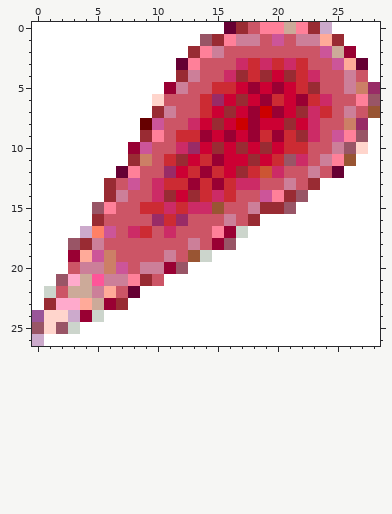
Edited in one commit: pixel-art sprite (imagens/tiro_1.gif). The picture above was drawn from the file before the commit.
The file is 29x27 pixels. Colours within 5 levels of each other are drawn and written as one.
After the commit:
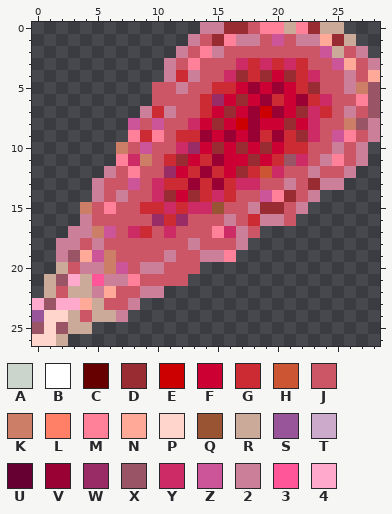
Palette (. is transparent): A #ccd5cc  B #ffffff  C #660000  D #992b33  E #cc0000  F #cc0033  G #cc2b33  H #cc5533  J #cc5566  K #cc7f66  L #ff8066  M #ff8099  N #ffaa99  P #ffd5cc  Q #995533  R #ccaa99  S #995599  T #ccaacc  U #660033  V #990033  W #992b66  X #995566  Y #cc2b66  Z #cc5599  2 #cc7f99  3 #ff5599  4 #ffaacc
The edit:
Changed rows in their new state; - is an unchanged pixel.
first column x 0:
 0 ..............22D-------RR...
 1 .............2J-----------R..
 2 ............2J------------J2.
 3 ...........2J--------------J2
 4 ...........2G---------------N
 5 ..........JJ----------------X
 6 ..........J------------------
 7 .........2G-----------------X
 8 ........ZJ-----------------X2
 9 ........MG-----------------J2
10 .......KJ-----------------J2.
11 .......MY-----------------J2.
12 ......2J-----------------J2..
13 .....2J-----------------22...
14 .....2J---------------J2.....
15 ....KJ---------------J2......
16 ....2J------------G22J.......
17 ...22K----------Y2J..........
18 ..22J----------JJ2...........
19 ..2X---------J22M............
20 ..R--------JJJ...............
21 .R-------J-JJ................
22 .R------J22..................
23 4X----JJ2....................
24 ---RJRR2.....................
25 ---RR........................
26 PPR..........................
Where, in picture pixels (left, top, right, bottom), the same in both pictures:
changed: (32, 22, 380, 346)
